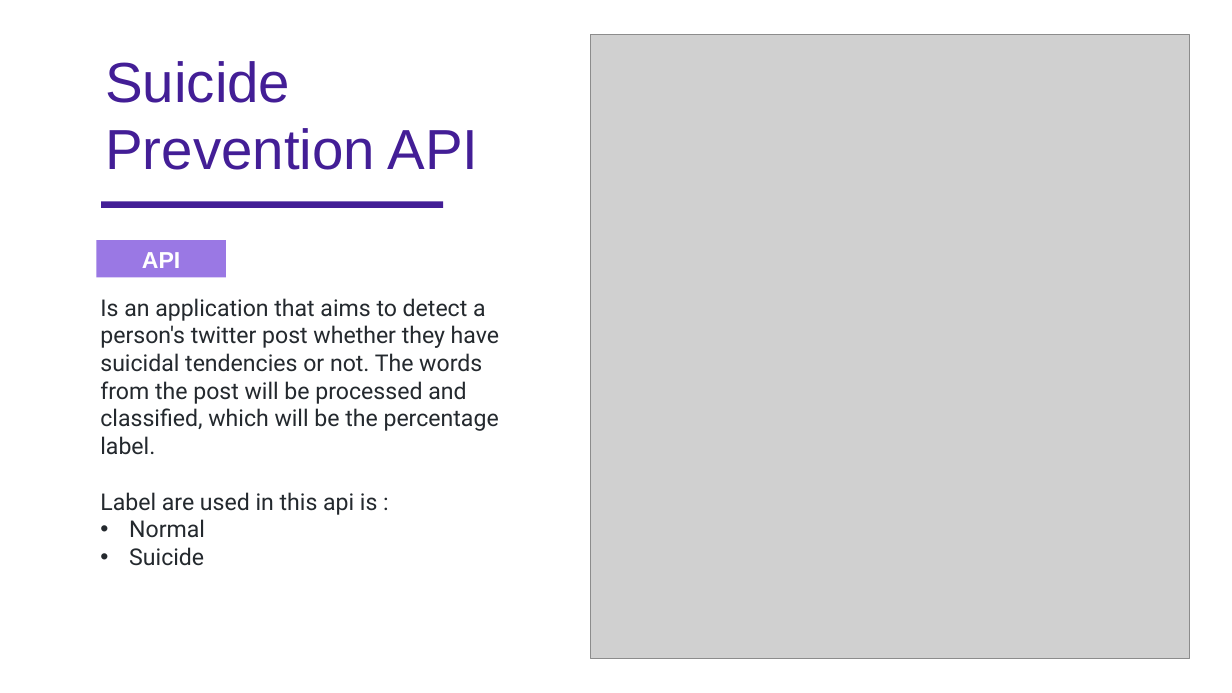
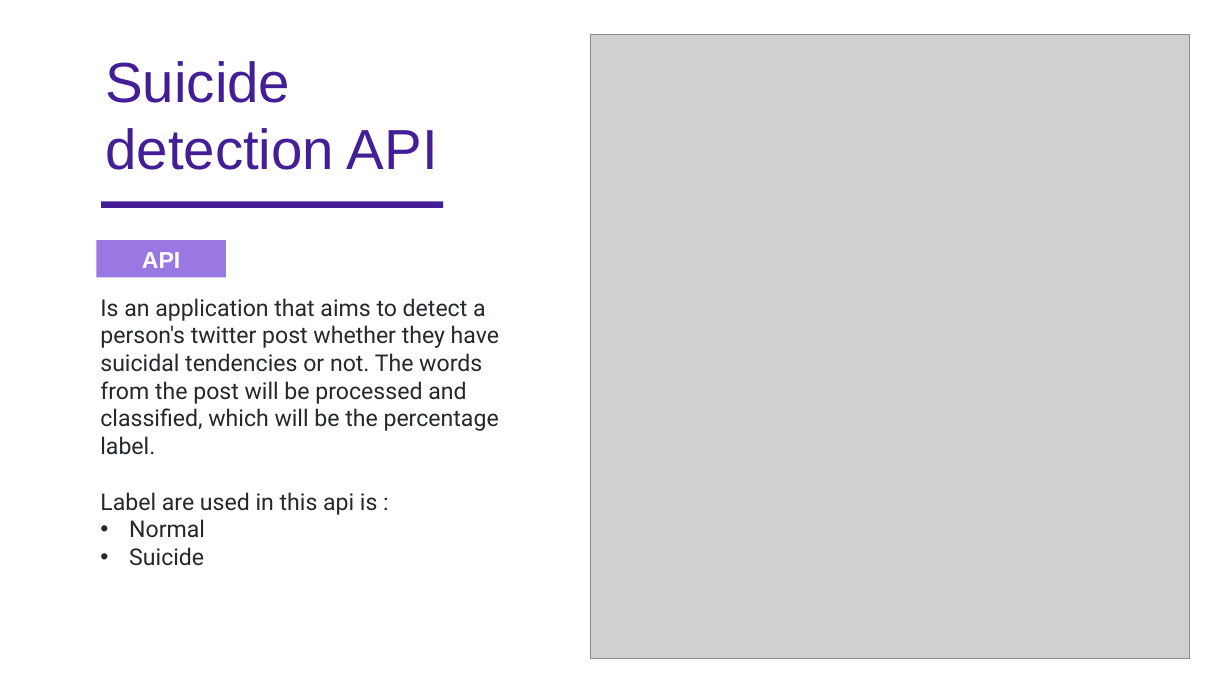
Before and after one commit to ds-dti/DS01_01_Social-Media-Suicide-Indication-Detection, a slide deck: slide 7 of PPT v2.pptx. Drawn at 1232x693 pixels with LibreOffice and Linux fonts; fonts in the diff are those of the drawing; grey boxes stand for pictures. Boxes give left, top, right and bottom in pixels: in the first picture for what was removed or moved away, otherwise in the second. Text is boxed around its words. In the diff, an @@ line names an element or a change of style, - is before the commit and + after.

```diff
--- a/PPT v2.pptx
+++ b/PPT v2.pptx
@@ text at (105, 61, 438, 170): text changed @@
-Suicide Prevention API
+Suicide detection API
```
Also in this commit, not shown: 5 other slides changed.
